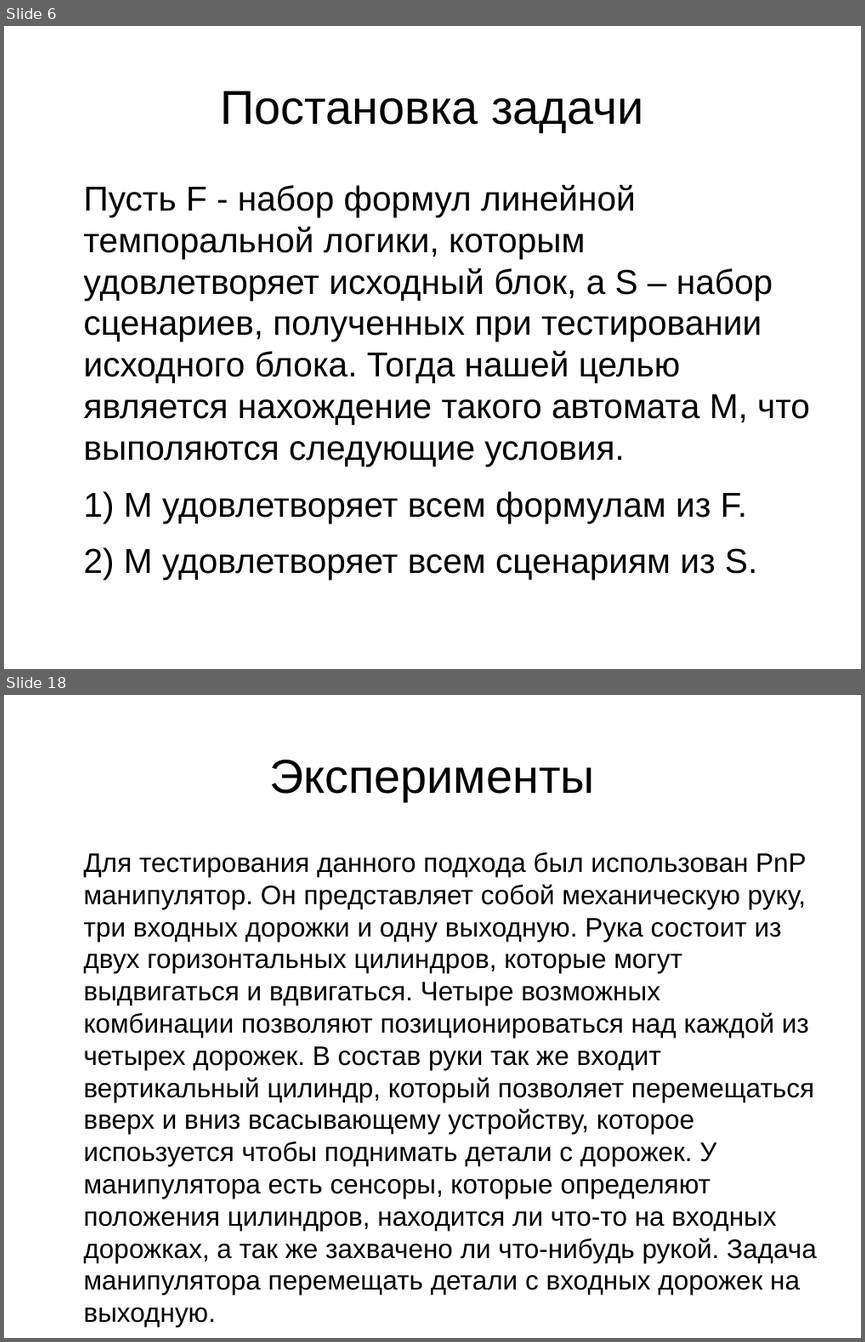
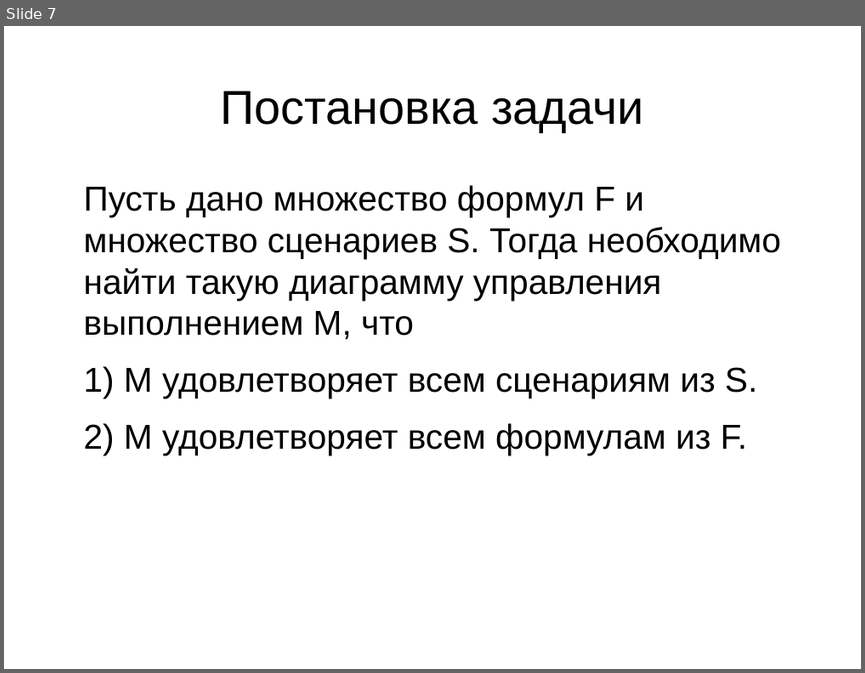
Before and after one commit to V1489Cygni/spec2fb, a slide deck: Presentation.odp. Shown one above the other, each under a label of ours: slides 6 and 18 before the commit, slide 7 after it; the slides between them are not shown. The pictures are 865x1342 and 865x673 pixels, drawn with LibreOffice and Linux fonts; fonts in the diff are those of the drawing. Boxes give left, top, right and bottom in pixels: in the first picture for what was removed or moved away, otherwise in the second. Text is boxed around its words. In the diff, an @@ line names an element or a change of style, - is before the commit and + after.

```diff
--- a/Presentation.odp
+++ b/Presentation.odp
@@ slide 18 removed at (4, 695, 861, 1338), background #FFFFFF @@
@@ title removed at (269, 760, 595, 801) @@
-Эксперименты
@@ text removed at (84, 852, 817, 1327) @@
-Для тестирования данного подхода был использован PnP манипулятор. Он представляет собой механическую руку, три входных дорожки и одну выходную. Рука состоит из двух горизонтальных цилиндров, которые могут выдвигаться и вдвигаться. Четыре возможных комбинации позволяют позиционироваться над каждой из четырех дорожек. В состав руки так же входит вертикальный цилиндр, который позволяет перемещаться вверх и вниз всасывающему устройству, которое испоьзуется чтобы поднимать детали с дорожек. У манипулятора есть сенсоры, которые определяют положения цилиндров, находится ли что-то на входных дорожках, а так же захвачено ли что-нибудь рукой. Задача манипулятора перемещать детали с входных дорожек на выходную.
@@ what was slide 6 is now slide 7 @@
@@ slide 7 changed as well @@
@@ text at (84, 185, 781, 455): text changed @@
-Пусть F - набор формул линейной темпоральной логики, которым удовлетворяет исходный блок, а S – набор сценариев, полученных при тестировании исходного блока. Тогда нашей целью является нахождение такого автомата M, что выполяются следующие условия.
-1) M удовлетворяет всем формулам из F.
-2) M удовлетворяет всем сценариям из S.
+Пусть дано множество формул F и множество сценариев S. Тогда необходимо найти такую диаграмму управления выполнением M, что
+1) M удовлетворяет всем сценариям из S.
+2) M удовлетворяет всем формулам из F.
```
Also in this commit, not shown: 7 other slides changed, 9 slides added, 15 other slides removed, 3 other files.
